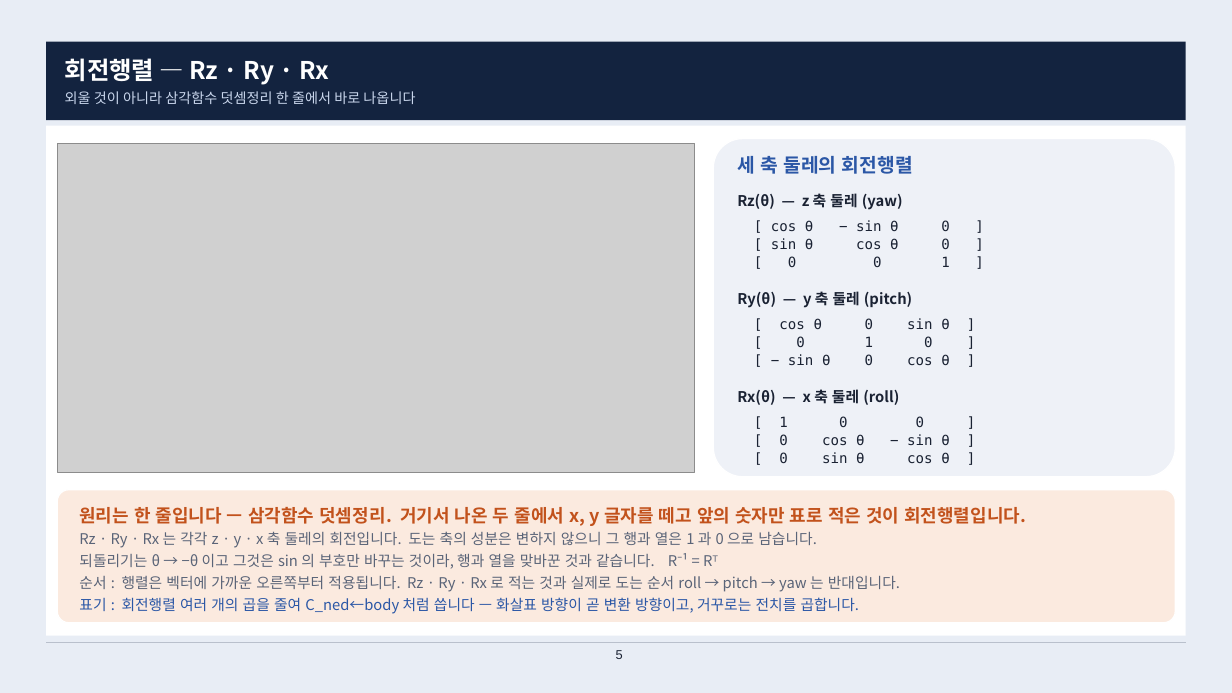
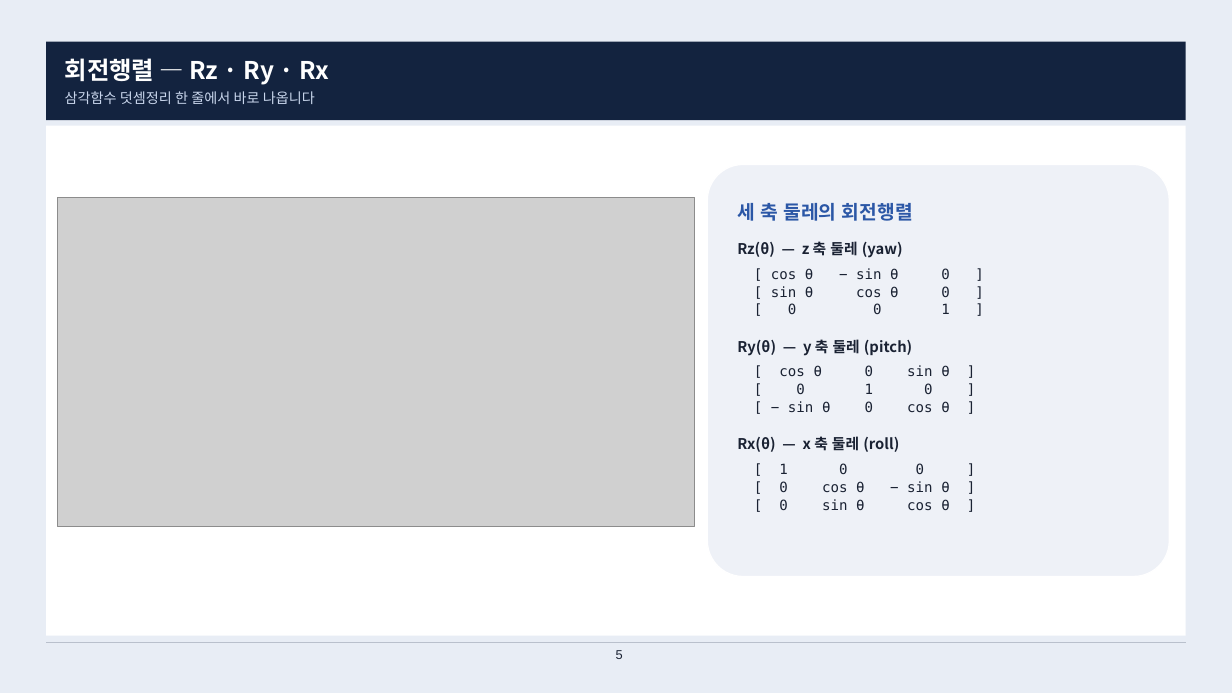
Before and after one commit to harley-hwan/radar-sw-study, a slide deck: slide 5 of Part2_CoordFrames/ref/산출물/Chapter2_coordinate_systems.pptx. Drawn at 1232x693 pixels with LibreOffice and Linux fonts; fonts in the diff are those of the drawing; grey boxes stand for pictures. Boxes give left, top, right and bottom in pixels: in the first picture for what was removed or moved away, otherwise in the second. Text is boxed around its words. In the diff, an @@ line names an element or a change of style, - is before the commit and + after.

```diff
--- a/Part2_CoordFrames/ref/산출물/Chapter2_coordinate_systems.pptx
+++ b/Part2_CoordFrames/ref/산출물/Chapter2_coordinate_systems.pptx
@@ text at [65,91,315,104]: text changed @@
-외울 것이 아니라 삼각함수 덧셈정리 한 줄에서 바로 나옵니다
+삼각함수 덧셈정리 한 줄에서 바로 나옵니다
@@ rounded rectangle: place and size @@
-rounded rectangle at [714,139,1176,477]
+rounded rectangle at [708,165,1170,577]
@@ picture: place and size @@
-picture at [57,143,695,472]
+picture at [57,198,695,527]
@@ 7 texts: place and size @@
-7 texts at [716,156,949,544]
+7 texts at [737,203,949,510]
@@ rounded rectangle removed at [57,490,1176,623] @@
@@ text removed at [79,507,1026,614] @@
-원리는 한 줄입니다 — 삼각함수 덧셈정리. 거기서 나온 두 줄에서 x, y 글자를 떼고 앞의 숫자만 표로 적은 것이 회전행렬입니다.
-Rz · Ry · Rx 는 각각 z · y · x 축 둘레의 회전입니다. 도는 축의 성분은 변하지 않으니 그 행과 열은 1 과 0 으로 남습니다.
-되돌리기는 θ → −θ 이고 그것은 sin 의 부호만 바꾸는 것이라, 행과 열을 맞바꾼 것과 같습니다. R⁻¹ = Rᵀ
-순서 : 행렬은 벡터에 가까운 오른쪽부터 적용됩니다. Rz · Ry · Rx 로 적는 것과 실제로 도는 순서 roll → pitch → yaw 는 반대입니다.
-표기 : 회전행렬 여러 개의 곱을 줄여 C_ned←body 처럼 씁니다 — 화살표 방향이 곧 변환 방향이고, 거꾸로는 전치를 곱합니다.
```
Also in this commit, not shown: 13 other slides changed, 7 slides added, 4 slides removed, 11 other files.
